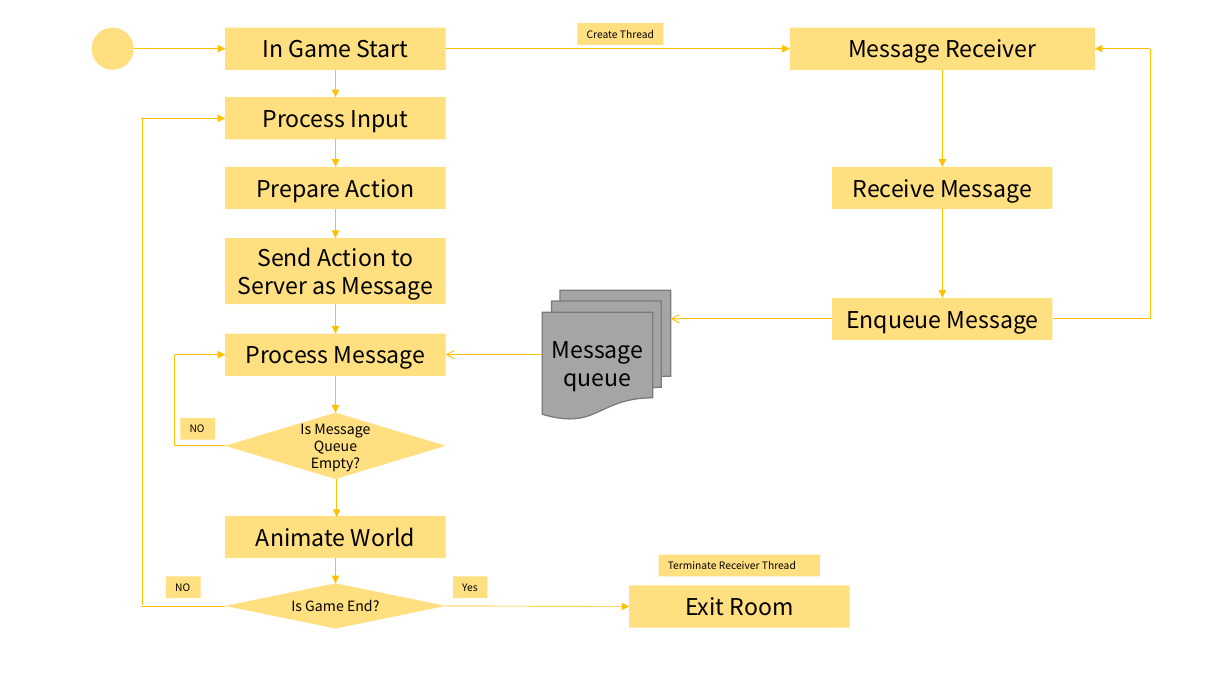
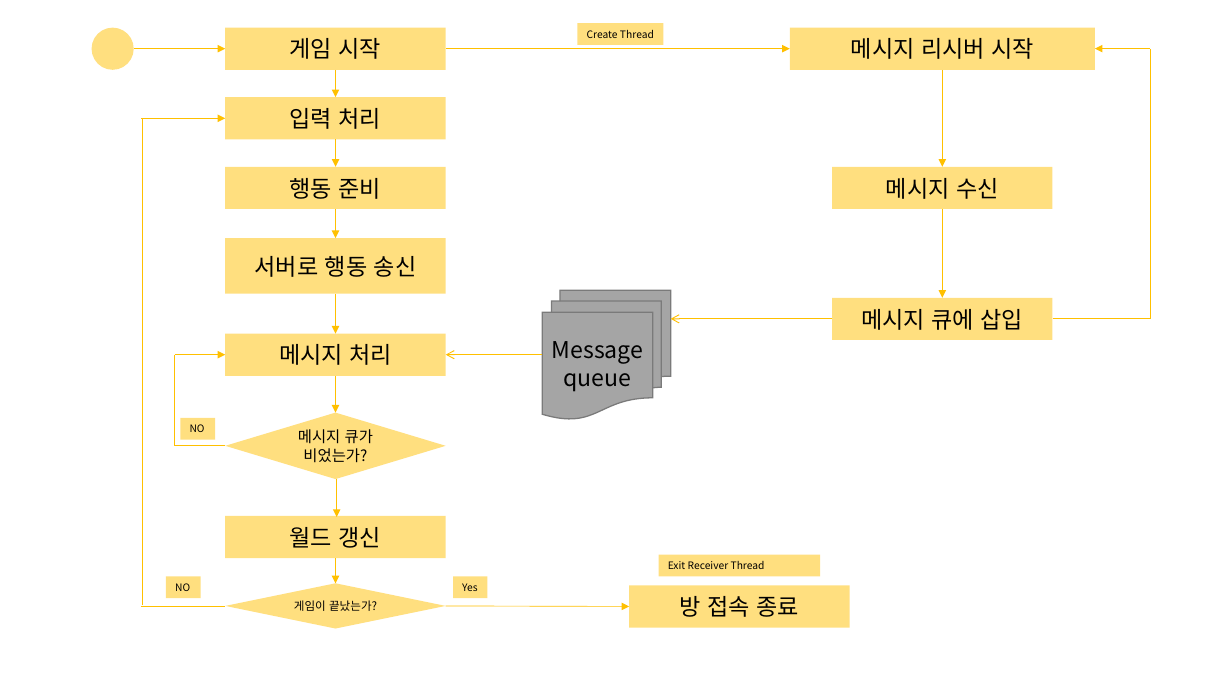
Before and after one commit to Lyricia/2017-Network-Game-Programming, a slide deck: slide 3 of Docs/Network High Level Design.pptx. Drawn at 1232x693 pixels with LibreOffice and Linux fonts; fonts in the diff are those of the drawing. Boxes give left, top, right and bottom in pixels: in the first picture for what was removed or moved away, otherwise in the second. Text is boxed around its words. In the diff, an @@ line names an element or a change of style, - is before the commit and + after.

```diff
--- a/Docs/Network High Level Design.pptx
+++ b/Docs/Network High Level Design.pptx
@@ text in rectangle at (290, 38, 382, 59): text changed @@
-In Game Start
+게임 시작
@@ text in rectangle at (851, 38, 1034, 59): text changed @@
-Message Receiver
+메시지 리시버 시작
@@ text in rectangle at (290, 108, 382, 129): text changed @@
-Process Input
+입력 처리
@@ text in rectangle at (290, 178, 382, 199): text changed @@
-Prepare Action
+행동 준비
@@ text in rectangle at (886, 178, 999, 199): text changed @@
-Receive Message
+메시지 수신
@@ rectangle "서버로 행동 송신": place and size @@
-rectangle "서버로 행동 송신" at (226, 238, 446, 304)
+rectangle "서버로 행동 송신" at (226, 238, 446, 294)
@@ text in rectangle at (255, 256, 417, 277): text changed @@
-Send Action to Server as Message
+서버로 행동 송신
@@ arrow moved from (335, 304) - (335, 334) to (335, 294) - (335, 334) @@
@@ text in rectangle at (861, 309, 1024, 330): text changed @@
-Enqueue Message
+메시지 큐에 삽입
@@ text in rectangle at (279, 344, 392, 365): text changed @@
-Process Message
+메시지 처리
@@ text in diamond at (298, 429, 373, 463): text changed; size 11 to 12 pt @@
-Is Message Queue Empty?
+메시지 큐가 비었는가?
@@ text in rectangle at (290, 527, 382, 548): text changed @@
-Animate World
+월드 갱신
@@ text in rectangle at (668, 561, 765, 569): text changed @@
-Terminate Receiver Thread
+Exit Receiver Thread
@@ text in rectangle at (680, 596, 799, 617): text changed @@
-Exit Room
+방 접속 종료
@@ text in diamond at (294, 600, 377, 611): text changed; size 11 to 9 pt @@
-Is Game End?
+게임이 끝났는가?
```
Also in this commit, not shown: 3 other slides changed, 1 slide added, 1 slide removed.
